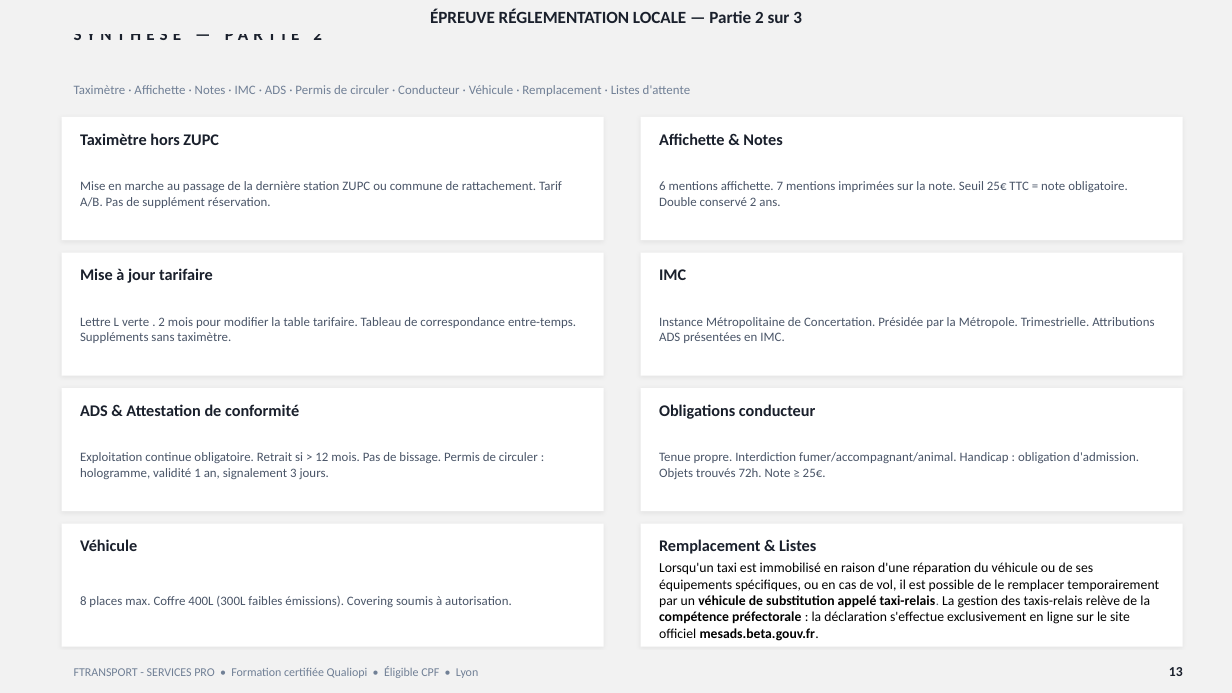
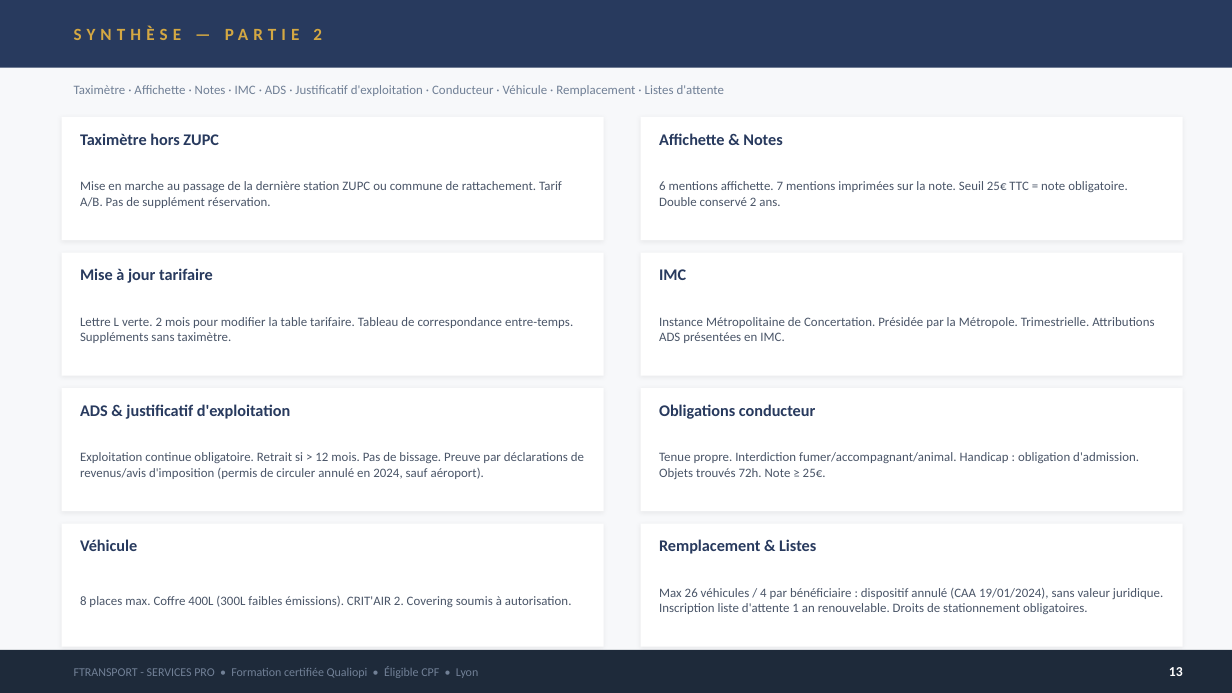
Before and after one commit to nanouf69/insight-learn-manage, a slide deck: slide 13 of public/cours/vtc/F_Locale_2.pptx. Drawn at 1232x693 pixels with LibreOffice and Linux fonts; fonts in the diff are those of the drawing. Boxes give left, top, right and bottom in pixels: in the first picture for what was removed or moved away, otherwise in the second. Text is boxed around its words. In the diff, an @@ line names an element or a change of style, - is before the commit and + after.

```diff
--- a/public/cours/vtc/F_Locale_2.pptx
+++ b/public/cours/vtc/F_Locale_2.pptx
@@ background #F2F2F2 to #F7F8FA @@
@@ rectangle added at <box>0,0,1232,68</box>, fill #283A5E @@
@@ text "SYNTHÈSE — PARTIE 2" at <box>313,29,322,40</box>: text colour #1A202C to #D4A843 @@
@@ text removed at <box>430,9,802,23</box> @@
-ÉPREUVE RÉGLEMENTATION LOCALE — Partie 2 sur 3
@@ text at <box>74,85,725,96</box>: text changed @@
-Taximètre · Affichette · Notes · IMC · ADS · Permis de circuler · Conducteur · Véhicule · Remplacement · Listes d'attente
+Taximètre · Affichette · Notes · IMC · ADS · Justificatif d'exploitation · Conducteur · Véhicule · Remplacement · Listes d'attente
@@ text at <box>80,317,573,343</box>: spaces changed @@
-Lettre L verte . 2 mois pour modifier la table tarifaire. Tableau de correspondance entre-temps. Suppléments sans taximètre.
+Lettre L verte. 2 mois pour modifier la table tarifaire. Tableau de correspondance entre-temps. Suppléments sans taximètre.
@@ text at <box>80,404,290,419</box>: text changed; text colour #1A202C to #283A5E @@
-ADS & Attestation de conformité
+ADS & justificatif d'exploitation
@@ text at <box>80,452,584,479</box>: text changed @@
-Exploitation continue obligatoire. Retrait si > 12 mois. Pas de bissage. Permis de circuler : hologramme, validité 1 an, signalement 3 jours.
+Exploitation continue obligatoire. Retrait si > 12 mois. Pas de bissage. Preuve par déclarations de revenus/avis d'imposition (permis de circuler annulé en 2024, sauf aéroport).
@@ text colour #1A202C to #283A5E in 7 elements at <box>80,133,219,145</box>, <box>659,133,782,145</box>, <box>80,268,213,283</box>, <box>659,269,686,280</box>, <box>659,404,815,419</box>, <box>80,539,137,551</box>, <box>659,539,816,554</box> @@
@@ text at <box>80,596,572,607</box>: text changed @@
-8 places max. Coffre 400L (300L faibles émissions). Covering soumis à autorisation.
+8 places max. Coffre 400L (300L faibles émissions). CRIT'AIR 2. Covering soumis à autorisation.
@@ text at <box>659,588,1163,614</box>: text changed; size 8 to 7.5 pt; text colour #000000 to #4A5568 @@
-Lorsqu'un taxi est immobilisé en raison d'une réparation du véhicule ou de ses équipements spécifiques, ou en cas de vol, il est possible de le remplacer temporairement par un véhicule de substitution appelé taxi-relais. La gestion des taxis-relais relève de la compétence préfectorale : la déclaration s'effectue exclusivement en ligne sur le site officiel mesads.beta.gouv.fr.
+Max 26 véhicules / 4 par bénéficiaire : dispositif annulé (CAA 19/01/2024), sans valeur juridique. Inscription liste d'attente 1 an renouvelable. Droits de stationnement obligatoires.
@@ rectangle at <box>0,650,1232,693</box>: fill #F2F2F2 to #1E2A3A @@
@@ text "13" at <box>1169,667,1183,676</box>: text colour #1A202C to #FFFFFF @@
```
Also in this commit, not shown: 13 other slides changed, 3 other files.
